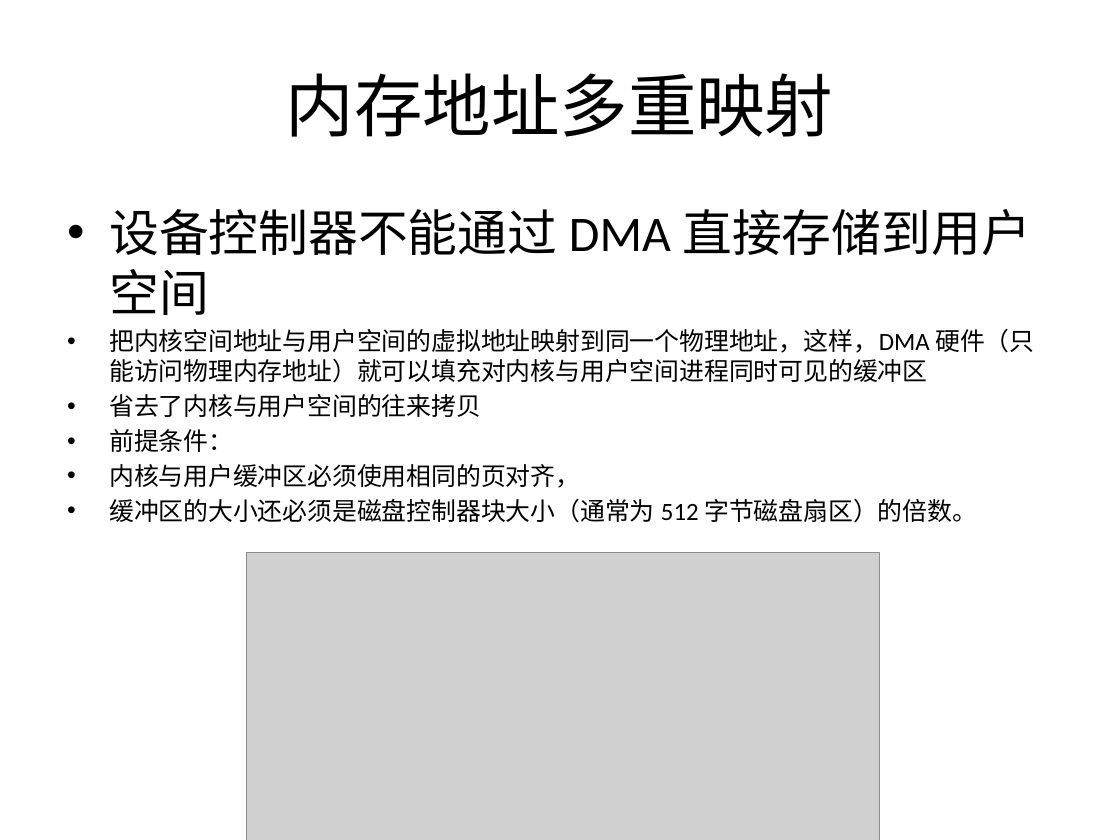
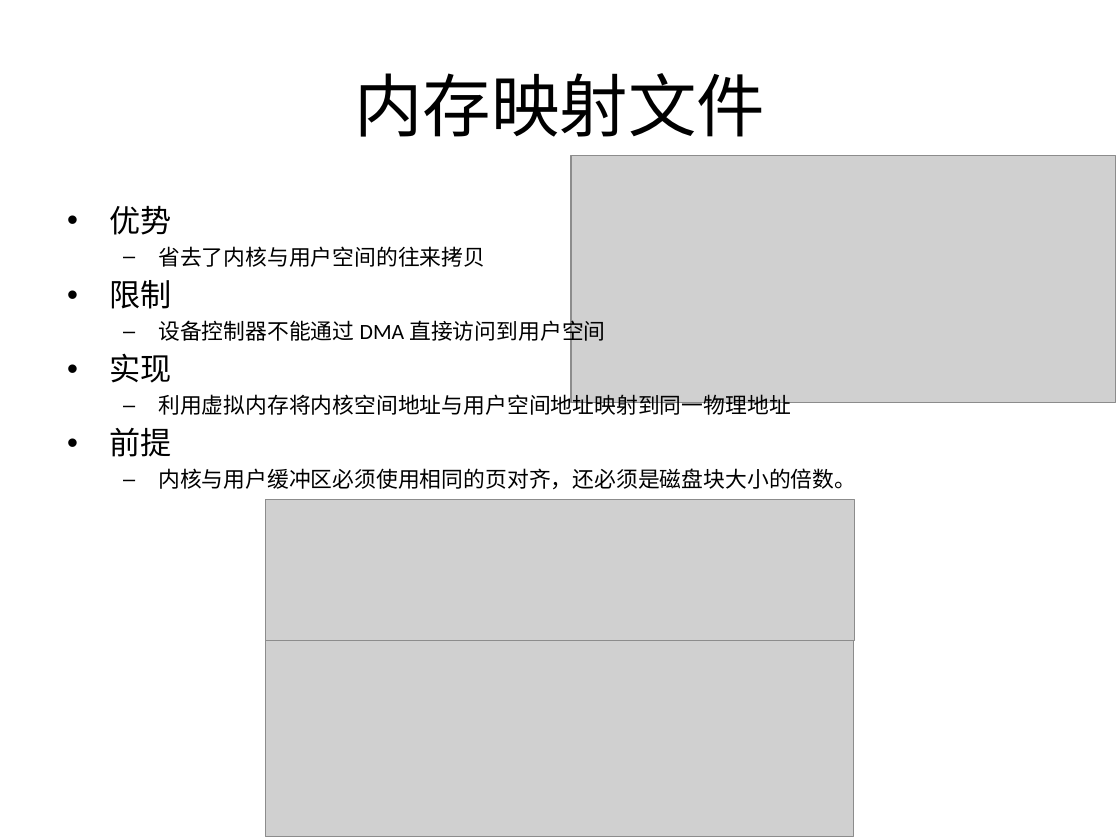
Before and after one commit to guhanjie/Knowledge-sharing, a slide deck: slide 35 of 扒一扒Java IO那些事儿.pptx (slide 38 before the commit). Drawn at 1120x840 pixels with LibreOffice and Linux fonts; fonts in the diff are those of the drawing; grey boxes stand for pictures. Boxes give left, top, right and bottom in pixels: in the first picture for what was removed or moved away, otherwise in the second. Text is boxed around its words. In the diff, an @@ line names an element or a change of style, - is before the commit and + after.

```diff
--- a/扒一扒Java IO那些事儿.pptx
+++ b/扒一扒Java IO那些事儿.pptx
@@ title at [354,73,765,137]: text changed @@
-内存地址多重映射
+内存映射文件
@@ picture added at [571,156,1116,402] @@
@@ text at [109,206,171,235]: text changed; size 16 to 20 pt @@
-• 设备控制器不能通过 DMA 直接存储到用户空间
-• 把内核空间地址与用户空间的虚拟地址映射到同一个物理地址，这样，DMA 硬件（只能访问物理内存地址）就可以填充对内核与用户空间进程同时可见的缓冲区
+• 优势
@@ text at [158,246,485,267]: size 16 to 14 pt in "省去了内核与用户空间的往来拷贝"; bullet • to –; list level 1 to 2 in "省去了内核与用户空间的往来拷贝" @@
@@ text at [109,280,856,489]: text changed; size 16 to 14 pt @@
-• 前提条件：
-• 内核与用户缓冲区必须使用相同的页对齐，
-• 缓冲区的大小还必须是磁盘控制器块大小（通常为 512 字节磁盘扇区）的倍数。
+• 限制
+  – 设备控制器不能通过 DMA 直接访问到用户空间
+• 实现
+  – 利用虚拟内存将内核空间地址与用户空间地址映射到同一物理地址
+• 前提
+  – 内核与用户缓冲区必须使用相同的页对齐，还必须是磁盘块大小的倍数。
@@ picture added at [265,500,855,641] @@
@@ picture: place and size @@
-picture at [246,552,880,840]
+picture at [265,641,853,837]
```
Also in this commit, not shown: 6 other slides changed, 1 slide added, 3 slides removed.
